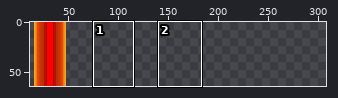
Sprite sheet -- Assets/Prefabs/Sprites/Projectiles/BrimstoneLaser laser.png. The picture above shows the old version from afar; the outline marks the close-up.
Close-up. Before:
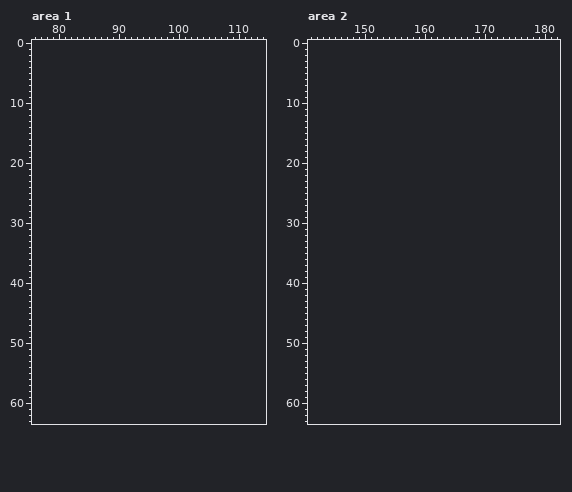
The file is 64x64 pixels. Shown: area 1: x 76..114, y 0..63; area 2: x 141..182, y 0..63. The old version is drawn lined up with the new one, on the new canvas. The wide view leaves out empty margins. The commit also changed other parts of the picture, which this record leaves out.
The result:
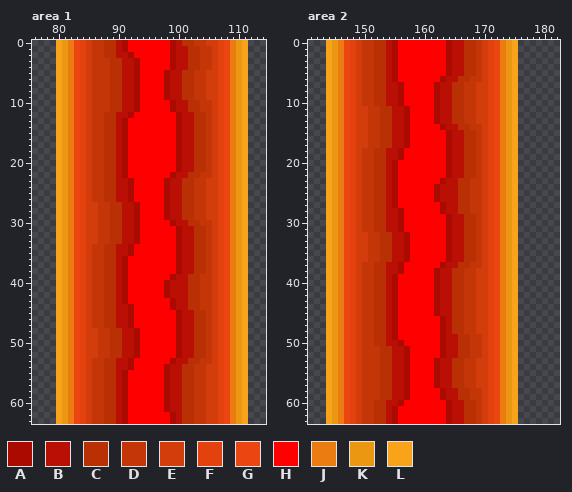
Palette (. is transparent): A #aa0a00  B #b90f04  C #b93004  D #c43608  E #d33c0b  F #e3420e  G #eb4611  H #ff0000  J #eb7c11  K #eb9711  L #f9a31b
From old to new:
canvas 64x64 -> 320x64
Area 1:
y 0: x 80..111 ................................ -> LKJGFEDDCCBAHHHHHHHABCCDDEEFGJKL
y 1: x 80..111 ................................ -> LKJGFEDDCCBAHHHHHHHABBCCDDEFGJKL
y 2: x 80..111 ................................ -> LKJGFEDDCCBBAHHHHHHABBCCDDEFGJKL
y 3..4: x 80..111 ................................ -> LKJGFEDDDCCBBAHHHHHABBCCDDEFGJKL
y 5..9: x 80..111 ................................ -> LKJGFEDDDCCBBAHHHHABBCCDDEEFGJKL
y 10..11: x 80..111 ................................ -> LKJGFEDDDCCBBAHHHHHABBCCDDEFGJKL
y 12: x 80..111 ................................ -> LKJGFEDDCCBBAHHHHHHHABBCCDEFGJKL
y 13..21: x 80..111 ................................ -> LKJGFEDDCCBAHHHHHHHHABBCCDEFGJKL
y 22: x 80..111 ................................ -> LKJGFEDDCCBAHHHHHHHABBCCDDEFGJKL
y 23..26: x 80..111 ................................ -> LKJGFEDDCCBBAHHHHHABBCCDDEEFGJKL
y 27..29: x 80..111 ................................ -> LKJGFEEDDCCBBAHHHHABBCCDDEEFGJKL
y 30: x 80..111 ................................ -> LKJGFEEDDCCBBAHHHHHABBCCDDEFGJKL
y 31..33: x 80..111 ................................ -> LKJGFEEDDCCBBAHHHHHHABBCCDEFGJKL
y 34..35: x 80..111 ................................ -> LKJGFEDDCCBBAHHHHHHHABBCCDEFGJKL
y 36..38: x 80..111 ................................ -> LKJGFEDDCCBAHHHHHHHHABBCCDEFGJKL
y 39: x 80..111 ................................ -> LKJGFEDDCCBAHHHHHHHABBCCDDEFGJKL
y 40..42: x 80..111 ................................ -> LKJGFEDDCCBAHHHHHHABBBCCDDEFGJKL
y 43: x 80..111 ................................ -> LKJGFEDDCCBAHHHHHHHABBCCDDEFGJKL
y 44: x 80..111 ................................ -> LKJGFEDDCCBBAHHHHHHABBCCDDEFGJKL
y 45..47: x 80..111 ................................ -> LKJGFEDDCCBBAHHHHHHHABBCCDEFGJKL
y 48..52: x 80..111 ................................ -> LKJGFEEDDCCBBAHHHHHHABBCCDEFGJKL
y 53: x 80..111 ................................ -> LKJGFEDDCCBBAHHHHHHABBCCDDEFGJKL
y 54: x 80..111 ................................ -> LKJGFEDDCCBBAHHHHHABBCCDDEEFGJKL
y 55..61: x 80..111 ................................ -> LKJGFEDDCCBAHHHHHHABBCCDDEEFGJKL
y 62..63: x 80..111 ................................ -> LKJGFEDDCCBAHHHHHHHABCCDDEEFGJKL
Area 2:
y 0..5: x 144..175 ................................ -> LKJGFEDDCCBAHHHHHHHHABBCCDEFGJKL
y 6: x 144..175 ................................ -> LKJGFEDDCCBAHHHHHHHABBCCDDEFGJKL
y 7..10: x 144..175 ................................ -> LKJGFEDDCCBBAHHHHHABBCCDDEEFGJKL
y 11..13: x 144..175 ................................ -> LKJGFEEDDCCBBAHHHHABBCCDDEEFGJKL
y 14: x 144..175 ................................ -> LKJGFEEDDCCBBAHHHHHABBCCDDEFGJKL
y 15..17: x 144..175 ................................ -> LKJGFEEDDCCBBAHHHHHHABBCCDEFGJKL
y 18..19: x 144..175 ................................ -> LKJGFEDDCCBBAHHHHHHHABBCCDEFGJKL
y 20..22: x 144..175 ................................ -> LKJGFEDDCCBAHHHHHHHHABBCCDEFGJKL
y 23: x 144..175 ................................ -> LKJGFEDDCCBAHHHHHHHABBCCDDEFGJKL
y 24..26: x 144..175 ................................ -> LKJGFEDDCCBAHHHHHHABBBCCDDEFGJKL
y 27: x 144..175 ................................ -> LKJGFEDDCCBAHHHHHHHABBCCDDEFGJKL
y 28: x 144..175 ................................ -> LKJGFEDDCCBBAHHHHHHABBCCDDEFGJKL
y 29..31: x 144..175 ................................ -> LKJGFEDDCCBBAHHHHHHHABBCCDEFGJKL
y 32..36: x 144..175 ................................ -> LKJGFEEDDCCBBAHHHHHHABBCCDEFGJKL
y 37: x 144..175 ................................ -> LKJGFEDDCCBBAHHHHHHABBCCDDEFGJKL
y 38: x 144..175 ................................ -> LKJGFEDDCCBBAHHHHHABBCCDDEEFGJKL
y 39..45: x 144..175 ................................ -> LKJGFEDDCCBAHHHHHHABBCCDDEEFGJKL
y 46..48: x 144..175 ................................ -> LKJGFEDDCCBAHHHHHHHABCCDDEEFGJKL
y 49: x 144..175 ................................ -> LKJGFEDDCCBAHHHHHHHABBCCDDEFGJKL
y 50: x 144..175 ................................ -> LKJGFEDDCCBBAHHHHHHABBCCDDEFGJKL
y 51..52: x 144..175 ................................ -> LKJGFEDDDCCBBAHHHHHABBCCDDEFGJKL
y 53..57: x 144..175 ................................ -> LKJGFEDDDCCBBAHHHHABBCCDDEEFGJKL
y 58..59: x 144..175 ................................ -> LKJGFEDDDCCBBAHHHHHABBCCDDEFGJKL
y 60: x 144..175 ................................ -> LKJGFEDDCCBBAHHHHHHHABBCCDEFGJKL
y 61..63: x 144..175 ................................ -> LKJGFEDDCCBAHHHHHHHHABBCCDEFGJKL
Where, in picture pixels (left, top, right, bottom), the same in both close-ups:
added: (56, 40, 248, 424)
added: (326, 40, 518, 424)
